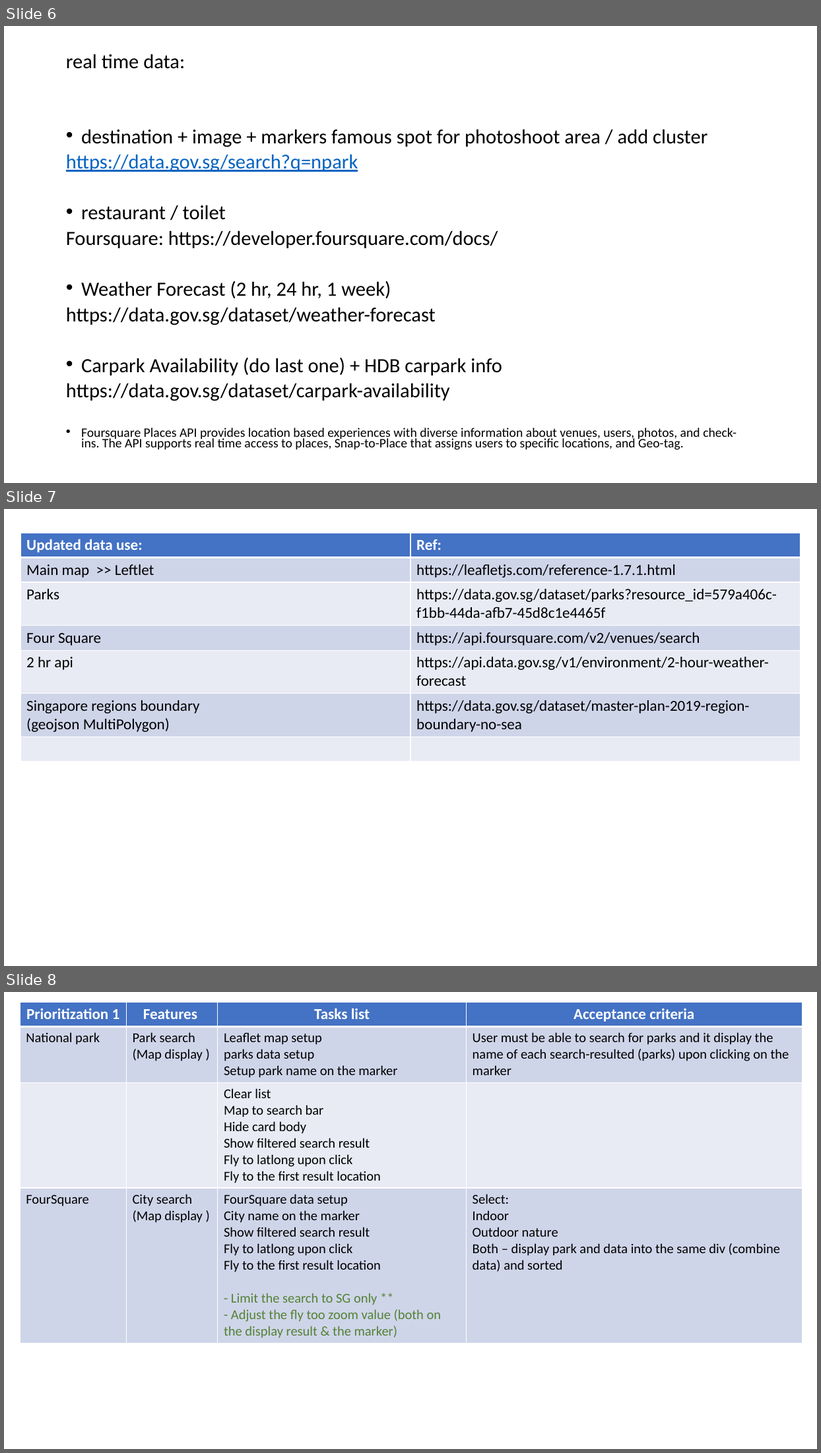
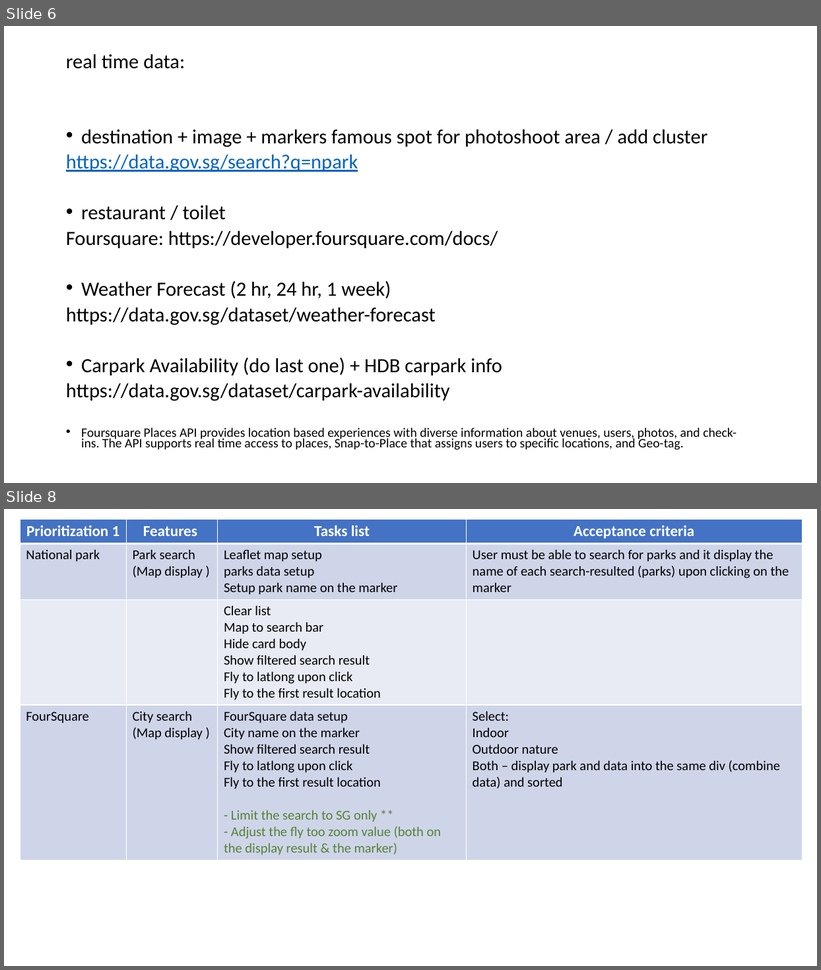
Before and after one commit to annette-p/pre-wedding-photoshoot-locations, a slide deck: wireframe.pptx. Shown one above the other, each under a label of ours: slides 6, 7 and 8 before the commit, slides 6 and 8 after it; the slides between them are not shown. The pictures are 821x1453 and 821x970 pixels, drawn with LibreOffice and Linux fonts; fonts in the diff are those of the drawing. Boxes give left, top, right and bottom in pixels: in the first picture for what was removed or moved away, otherwise in the second. Text is boxed around its words. In the diff, an @@ line names an element or a change of style, - is before the commit and + after.

```diff
--- a/wireframe.pptx
+++ b/wireframe.pptx
@@ slide 7 removed at (4,509,817,966), background #FFFFFF @@
@@ table removed at (20,533,801,760), 7 rows, 2 columns @@
-Updated data use: | Ref:
-Main map >> Leftlet | https://leafletjs.com/reference-1.7.1.html
-Parks | https://data.gov.sg/dataset/parks?resource_id=579a406c-f1bb-44da-afb7-45d8c1e4465f
-Four Square | https://api.foursquare.com/v2/venues/search
-2 hr api | https://api.data.gov.sg/v1/environment/2-hour-weather-forecast
-Singapore regions boundary / (geojson MultiPolygon) | https://data.gov.sg/dataset/master-plan-2019-region-boundary-no-sea
- | 
```
Also in this commit, not shown: 3 slides changed, 1 slide added, 2 other files.
